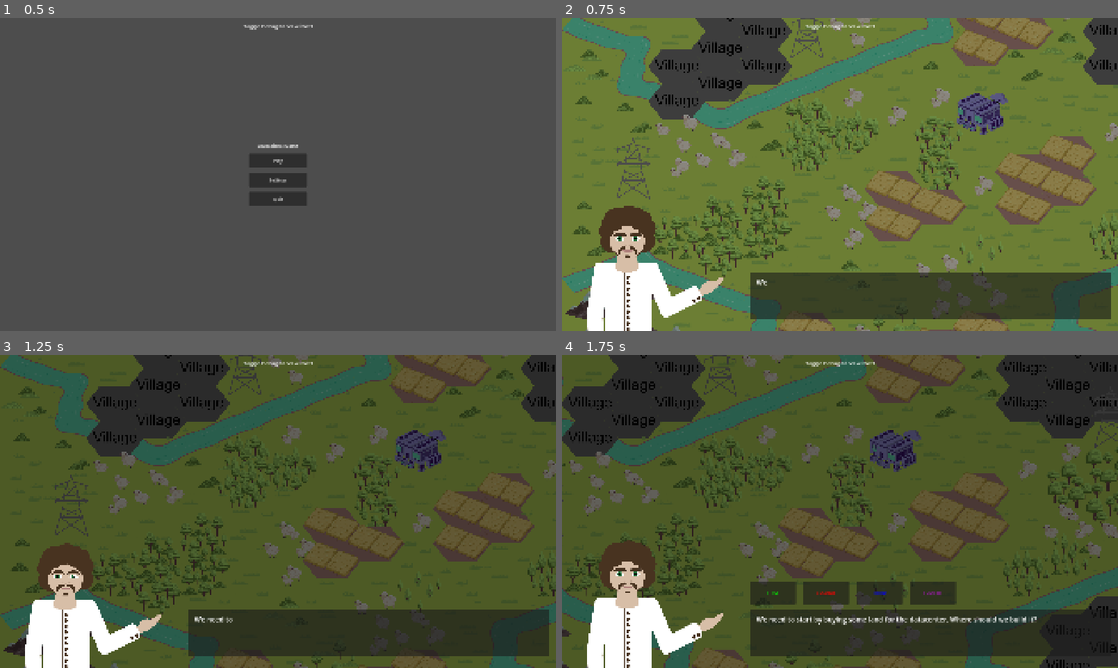
Above: before the commit, frames 1-4 (two rows, left to right).
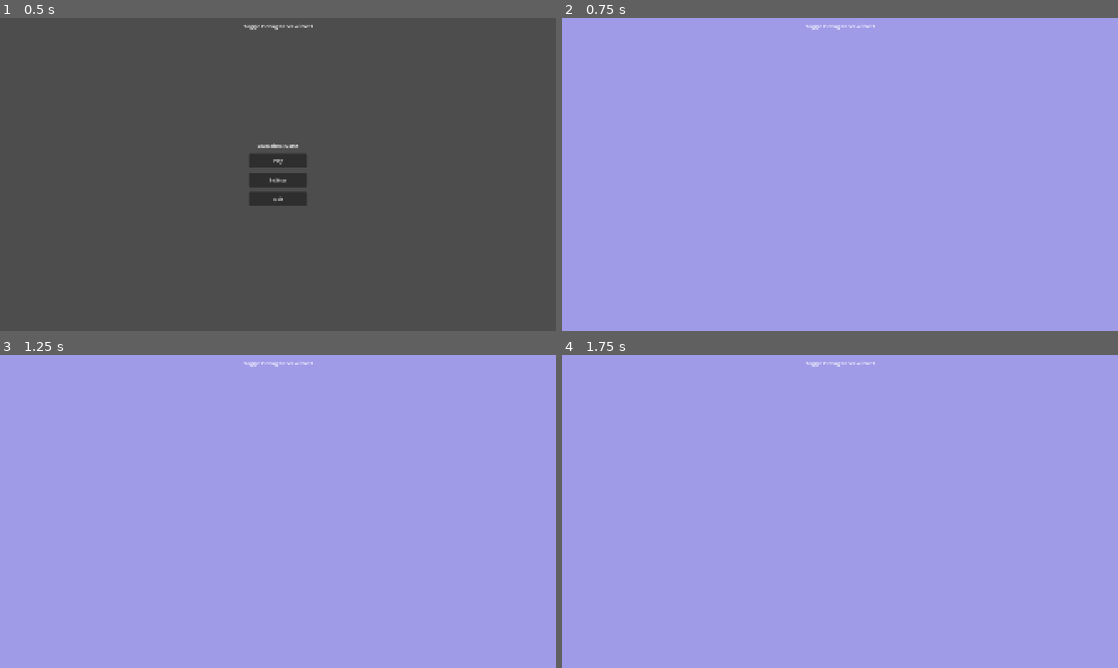
Above: after the commit, the same moments.

Repository: krishna3960/EducationTechnology
Game: Godot game, scene res://Scenes/menu.tscn
The game is run twice, just before and just after one commit, with the same random seed, the same clock (stepped at 60 frames per second) and the same inputs. The engine's default icon, where the game draws it, is replaced by a stand-in: a white triangle on a blue panel in a dark square.
Inputs (mouse positions are in pixels of both pictures, inside the frame that each line leads up to):
- Up to frame 1 (0.5 s): no input
- Up to frame 2 (0.75 s): click "Play" at 0.5 s
- Up to frame 3 (1.25 s): no input
- Up to frame 4 (1.75 s): tap Enter (ui_accept) at 1.25, 1.52 s; move the mouse to (962, 495) at 1.27 s; hold D (move_right) from 1.28 s (still down); click (962, 495) at 1.42 s

Frame 1 is identical in both runs. In frame 2, 100% of the frame differs, in the area x 0-100%, y 0-100%; in frame 3, 100%; in frame 4, 100%.

Commit message:
first version of intro scene

Diff:
--- /dev/null
+++ b/educational-game/Assets/fonts/font_intro_scene.tres
@@ -0,0 +1,17 @@
+[gd_resource type="FontFile" format=3 uid="uid://u82x8nf0k7e3"]
+
+[resource]
+cache/0/variation_coordinates = {}
+cache/0/face_index = 0
+cache/0/embolden = 0.0
+cache/0/transform = Transform2D(1, 0, 0, 1, 0, 0)
+cache/0/spacing_top = 0
+cache/0/spacing_bottom = 0
+cache/0/spacing_space = 0
+cache/0/spacing_glyph = 0
+cache/0/baseline_offset = 0.0
+cache/0/16/0/ascent = 0.0
+cache/0/16/0/descent = 0.0
+cache/0/16/0/underline_position = 0.0
+cache/0/16/0/underline_thickness = 0.0
+cache/0/16/0/scale = 1.0
--- /dev/null
+++ b/educational-game/Assets/tiles/new_font_file.tres
@@ -0,0 +1,17 @@
+[gd_resource type="FontFile" format=3 uid="uid://dh0wc3ehgtoa2"]
+
+[resource]
+cache/0/variation_coordinates = {}
+cache/0/face_index = 0
+cache/0/embolden = 0.0
+cache/0/transform = Transform2D(1, 0, 0, 1, 0, 0)
+cache/0/spacing_top = 0
+cache/0/spacing_bottom = 0
+cache/0/spacing_space = 0
+cache/0/spacing_glyph = 0
+cache/0/baseline_offset = 0.0
+cache/0/16/0/ascent = 0.0
+cache/0/16/0/descent = 0.0
+cache/0/16/0/underline_position = 0.0
+cache/0/16/0/underline_thickness = 0.0
+cache/0/16/0/scale = 1.0
--- /dev/null
+++ b/educational-game/Scenes/Stages/01_intro_stage.tscn
@@ -0,0 +1,100 @@
+[gd_scene format=3 uid="uid://bfeifdovbrou3"]
+
+[ext_resource type="Script" uid="uid://c1oygk8gvnwj2" path="res://Scripts/stages/01_intro_stage.gd" id="1_8qp1f"]
+[ext_resource type="Texture2D" uid="uid://2v81b8hgucwn" path="res://Assets/intro-background.png" id="2_0t1ct"]
+[ext_resource type="Texture2D" uid="uid://d4ilfpjtm11s2" path="res://Assets/arrow.png" id="3_dumhe"]
+
+[sub_resource type="StyleBoxFlat" id="StyleBoxFlat_0t1ct"]
+bg_color = Color(0.21176471, 0.019607844, 0.40784314, 1)
+
+[sub_resource type="StyleBoxFlat" id="StyleBoxFlat_dumhe"]
+bg_color = Color(0.32941177, 0.25882354, 0.5568628, 1)
+
+[sub_resource type="StyleBoxFlat" id="StyleBoxFlat_la30e"]
+bg_color = Color(0.21176471, 0.019607844, 0.40784314, 1)
+
+[sub_resource type="StyleBoxFlat" id="StyleBoxFlat_mxvoa"]
+bg_color = Color(0.627451, 0.60784316, 0.90588236, 1)
+
+[node name="2TestHere" type="Node2D" unique_id=885598074]
+script = ExtResource("1_8qp1f")
+
+[node name="Control_intro" type="Control" parent="." unique_id=1903783701]
+layout_mode = 3
+anchors_preset = 0
+offset_right = 40.0
+offset_bottom = 40.0
+
+[node name="IntroBackground" type="Sprite2D" parent="Control_intro" unique_id=594470587]
+z_index = 1
+position = Vector2(684.0001, 755.5)
+scale = Vector2(3.279167, 2.399074)
+texture = ExtResource("2_0t1ct")
+
+[node name="Button" type="Button" parent="Control_intro" unique_id=1564996088]
+z_index = 1
+layout_mode = 0
+offset_left = -146.0
+offset_top = 1048.0
+offset_right = 303.0
+offset_bottom = 1177.0
+theme_override_font_sizes/font_size = 80
+theme_override_styles/normal = SubResource("StyleBoxFlat_0t1ct")
+theme_override_styles/hover = SubResource("StyleBoxFlat_dumhe")
+text = "Next"
+
+[node name="RichTextLabel" type="RichTextLabel" parent="Control_intro" unique_id=741221593]
+z_index = 1
+layout_mode = 0
+offset_left = -1213.0
+offset_top = -288.0
+offset_right = 1937.0
+offset_bottom = 853.0
+theme_override_colors/default_color = Color(0, 0, 0, 1)
+theme_override_font_sizes/normal_font_size = 100
+
+[node name="Control_arrows" type="Control" parent="." unique_id=71581091]
+layout_mode = 3
+anchors_preset = 0
+offset_right = 40.0
+offset_bottom = 40.0
+
+[node name="arrow_pointing_pontia" type="Sprite2D" parent="Control_arrows" unique_id=2040229205]
+z_index = 20
+position = Vector2(-632, 547)
+scale = Vector2(0.39179105, 0.45930234)
+texture = ExtResource("3_dumhe")
+
+[node name="arrow_pointing_fontania" type="Sprite2D" parent="Control_arrows" unique_id=1425549723]
+z_index = 1
+position = Vector2(1609, 1485)
+rotation = 1.5707964
+scale = Vector2(0.39179105, 0.45930234)
+texture = ExtResource("3_dumhe")
+
+[node name="arrow_pointing_petalia" type="Sprite2D" parent="Control_arrows" unique_id=945177957]
+z_index = 1
+position = Vector2(2306, 547)
+scale = Vector2(0.39179105, 0.45930234)
+texture = ExtResource("3_dumhe")
+
+[node name="arrow_pointing_aiCenter" type="Sprite2D" parent="Control_arrows" unique_id=1666706143]
+z_index = 1
+position = Vector2(1122, 579)
+scale = Vector2(0.39179105, 0.45930234)
+texture = ExtResource("3_dumhe")
+
+[node name="Button_to_stage_1" type="Button" parent="Control_arrows" unique_id=1229068983]
+z_index = 2
+layout_mode = 0
+offset_left = -339.0
+offset_top = 776.0
+offset_right = 581.0
+offset_bottom = 1183.0
+theme_override_font_sizes/font_size = 200
+theme_override_styles/normal = SubResource("StyleBoxFlat_la30e")
+theme_override_styles/hover = SubResource("StyleBoxFlat_mxvoa")
+text = "Start"
+
+[connection signal="pressed" from="Control_intro/Button" to="." method="_button_pressed"]
+[connection signal="pressed" from="Control_arrows/Button_to_stage_1" to="." method="_start_scene_1"]
--- a/educational-game/Scenes/Stages/1_land_choice_stage.tscn
+++ b/educational-game/Scenes/Stages/1_land_choice_stage.tscn
@@ -1,6 +1,6 @@
-[gd_scene load_steps=2 format=3]
+[gd_scene format=3 uid="uid://bfloo87wqlsxl"]
 
-[ext_resource type="Script" path="res://Scripts/stages/1_land_choice_stage.gd" id="1"]
+[ext_resource type="Script" uid="uid://0aarss64ty6f" path="res://Scripts/stages/1_land_choice_stage.gd" id="1"]
 
-[node name="LandChoiceStage" type="Node2D"]
+[node name="LandChoiceStage" type="Node2D" unique_id=1832124670]
 script = ExtResource("1")
--- a/educational-game/Scenes/game.tscn
+++ b/educational-game/Scenes/game.tscn
@@ -1,18 +1,15 @@
-[gd_scene format=3]
+[gd_scene format=3 uid="uid://dudhn6g38delf"]
 
-[ext_resource type="PackedScene" path="res://Scenes/world.tscn" id="1"]
-[ext_resource type="Script" path="res://Scripts/managers/stage_manager.gd" id="2"]
+[ext_resource type="PackedScene" uid="uid://bfdw1ns2g3qwu" path="res://Scenes/world.tscn" id="1"]
+[ext_resource type="Script" uid="uid://bajygpwkaiy0a" path="res://Scripts/managers/stage_manager.gd" id="2"]
+[ext_resource type="PackedScene" path="res://Scenes/Stages/0_example_stage.tscn" id="3"]
+[ext_resource type="PackedScene" uid="uid://bfloo87wqlsxl" path="res://Scenes/Stages/1_land_choice_stage.tscn" id="4"]
+[ext_resource type="PackedScene" uid="uid://bfeifdovbrou3" path="res://Scenes/Stages/01_intro_stage.tscn" id="5_wowpa"]
 
-[ext_resource type="PackedScene" path="res://Scenes/Stages/0_example_stage.tscn" id="3"]
-[ext_resource type="PackedScene" path="res://Scenes/Stages/1_land_choice_stage.tscn" id="4"]
+[node name="Game" type="Node2D" unique_id=511060941]
 
-[node name="Game" type="Node2D"]
+[node name="World" parent="." unique_id=524236968 instance=ExtResource("1")]
 
-[node name="World" parent="." instance=ExtResource("1")]
-
-[node name="StageManager" type="Node" parent="."]
+[node name="StageManager" type="Node" parent="." unique_id=1196368449]
 script = ExtResource("2")
-stages = Array[PackedScene]([
-    ExtResource("4"),
-    ExtResource("3")
-])
+stages = Array[PackedScene]([ExtResource("5_wowpa"), ExtResource("4"), ExtResource("3")])
--- /dev/null
+++ b/educational-game/Scripts/stages/01_intro_stage.gd
@@ -0,0 +1,144 @@
+extends Stage
+
+@export var speed: float = 0.06
+var full_text_1: String =  "Welcome to “VibeX”. You are the CEO of the AI datacenter company VibeX, responsible for managing infrastructure, expanding operations, and making critical business decisions. Your choices will shape the future of AI services across the region. \n\n Click Next to start"
+const _PORTRAIT: Texture2D = preload("res://Assets/scene_png/assistant_v1.png")
+const _INTRO_TEXT: String =  "Hello! My name is Prompto, and I’ll be your assistant throughout the game. Before we begin, let me show you the region."
+var _text_show_pontia: String = "In the top left is the village of Pontia."
+var _text_show_petalia: String = "In the top center you'll find Petalia."
+var _text_show_fontania: String = "And on the bottom right is Fontania."
+var _text_show_datacenter: String = "Your AI datacenter is located in the center. Any buildings, infrastructure, or assets you own will be highlighted in your company's colors."
+var _text_observation_demand_increase: String = "I monitor AI demand across the region. Recently, I detected a dramatic increase in requests coming from all three villages. Our current infrastructure can no longer keep up with demand. If we do nothing, requests will fail."
+var _text_start_stage_1: String = "To secure the future of VibeX, we’ll need to expand the datacenter and carefully manage our resources. The decisions won’t be easy. Are you ready to take on the challenge?"
+
+var can_continue := false
+
+var label: RichTextLabel
+var current_index := 0
+var timer: Timer
+
+func _stage_start() -> void:
+	print("hello, now we are in stage 2")
+
+	label = get_node("Control_intro/RichTextLabel")
+
+	label.clear()
+
+	get_node("Control_intro/Button").visible = false
+	get_node("Control_arrows").visible = false
+
+	timer = Timer.new()
+	add_child(timer)
+
+	timer.wait_time = speed
+	timer.timeout.connect(_show_next_char)
+
+	await get_tree().create_timer(1.5).timeout
+
+	timer.start()
+
+
+func _button_pressed():
+	get_node("Control_intro").hide()
+	start_conversation()
+
+
+func start_conversation():
+	var opts := DialogueOptions.new()
+	opts.dim = true
+	opts.auto_close = false
+	Dialogue.show_dialogue(_PORTRAIT, _INTRO_TEXT, opts)
+
+	await get_tree().create_timer(9.0).timeout
+	Dialogue.dismiss()
+
+	# show pontia
+	Dialogue.show_dialogue(_PORTRAIT, _text_show_pontia, opts)
+	await get_tree().create_timer(4.0).timeout
+	Dialogue.dismiss()
+	opts.dim = false
+	get_node("Control_arrows").show()
+	get_node("Control_arrows/arrow_pointing_fontania").hide()
+	get_node("Control_arrows/arrow_pointing_petalia").hide()
+	get_node("Control_arrows/arrow_pointing_aiCenter").hide()
+	get_node("Control_arrows/Button_to_stage_1").hide()
+
+	# show petalia, then call fontania, then show ai center,finally open the dialog leading to stage one
+	_show_petalia()
+
+func _show_petalia():
+	await get_tree().create_timer(2.0).timeout
+	get_node("Control_arrows/arrow_pointing_pontia").hide()
+	var opts := DialogueOptions.new()
+	opts.dim = true
+	Dialogue.show_dialogue(_PORTRAIT, _text_show_petalia, opts)
+	await get_tree().create_timer(4.0).timeout
+	Dialogue.dismiss()
+	opts.dim = false
+	get_node("Control_arrows/arrow_pointing_petalia").show()
+
+	_show_fontania()
+
+func _show_fontania():
+	await get_tree().create_timer(2.0).timeout
+	get_node("Control_arrows/arrow_pointing_petalia").hide()
+	var opts := DialogueOptions.new()
+	opts.dim = true
+	Dialogue.show_dialogue(_PORTRAIT, _text_show_fontania, opts)
+	await get_tree().create_timer(4.0).timeout
+	Dialogue.dismiss()
+	opts.dim = false
+	get_node("Control_arrows/arrow_pointing_fontania").show()
+
+	_show_ai_center()
+
+func _show_ai_center():
+	await get_tree().create_timer(2.0).timeout
+	get_node("Control_arrows/arrow_pointing_fontania").hide()
+	var opts := DialogueOptions.new()
+	opts.dim = true
+	Dialogue.show_dialogue(_PORTRAIT, _text_show_datacenter, opts)
+	await get_tree().create_timer(10.0).timeout
+	Dialogue.dismiss()
+	opts.dim = false
+	get_node("Control_arrows/arrow_pointing_aiCenter").show()
+
+	_show_increase_in_demand()
+
+
+func _show_increase_in_demand():
+	await get_tree().create_timer(2.0).timeout
+	get_node("Control_arrows/arrow_pointing_aiCenter").hide()
+	var opts := DialogueOptions.new()
+	opts.dim = true
+	Dialogue.show_dialogue(_PORTRAIT,
+	_text_observation_demand_increase, opts)
+	await get_tree().create_timer(16.0).timeout
+	Dialogue.dismiss()
+	_show_switch_to_stage_1()
+
+func _show_switch_to_stage_1():
+	#await get_tree().create_timer(2.0).timeout
+	var opts := DialogueOptions.new()
+	opts.dim = true
+	Dialogue.show_dialogue(_PORTRAIT, _text_start_stage_1, opts)
+	await get_tree().create_timer(12.0).timeout
+	Dialogue.dismiss()
+	opts.dim = false
+	get_node("Control_arrows/Button_to_stage_1").show()
+
+func _start_scene_1():
+	finished.emit()
+
+
+func _stage_end() -> void:
+	print("end of stage 2")
+	Dialogue.dismiss()
+
+func _show_next_char():
+	if current_index < full_text_1.length():
+		label.append_text(full_text_1.substr(current_index, 1))
+		current_index += 1
+	else:
+		timer.stop()
+		get_node("Control_intro/Button").visible = true
Binary file added: educational-game/Assets/arrow.png
Not shown, added: educational-game/Assets/arrow.png.import
Binary file added: educational-game/Assets/intro-background.png
Not shown, added: educational-game/Assets/intro-background.png.import
Not shown, added: educational-game/Scripts/stages/01_intro_stage.gd.uid
Not shown, added: educational-game/Scenes/Stages/2_test_here_stage.tscn88442389146.tmp
